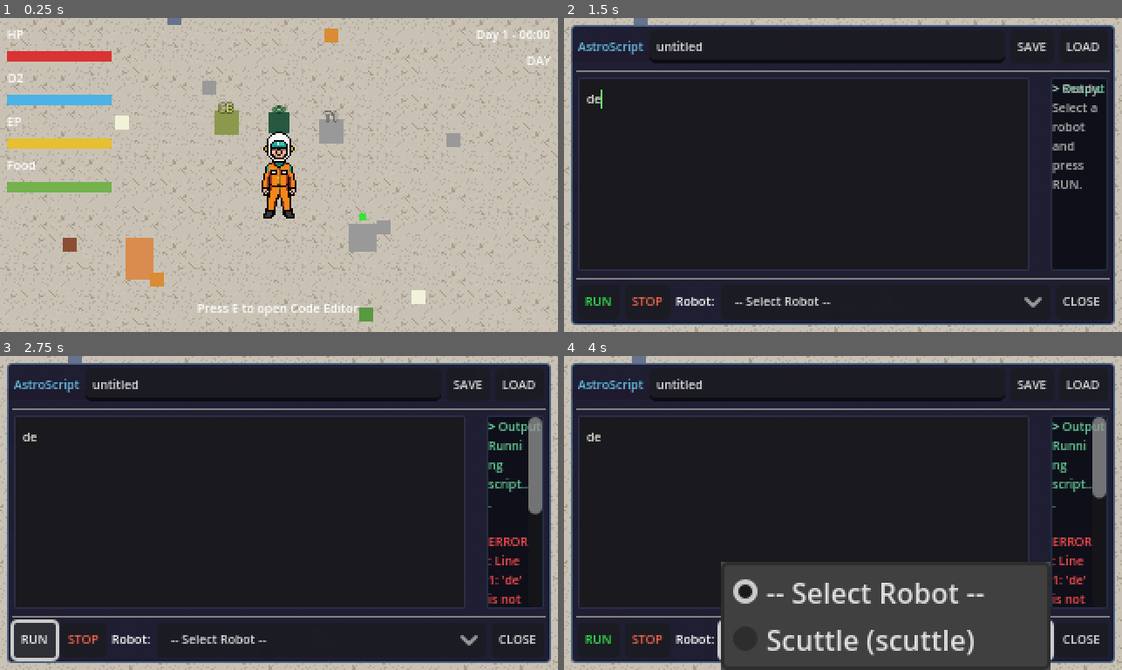
Above: before the commit, frames 1-4 (two rows, left to right).
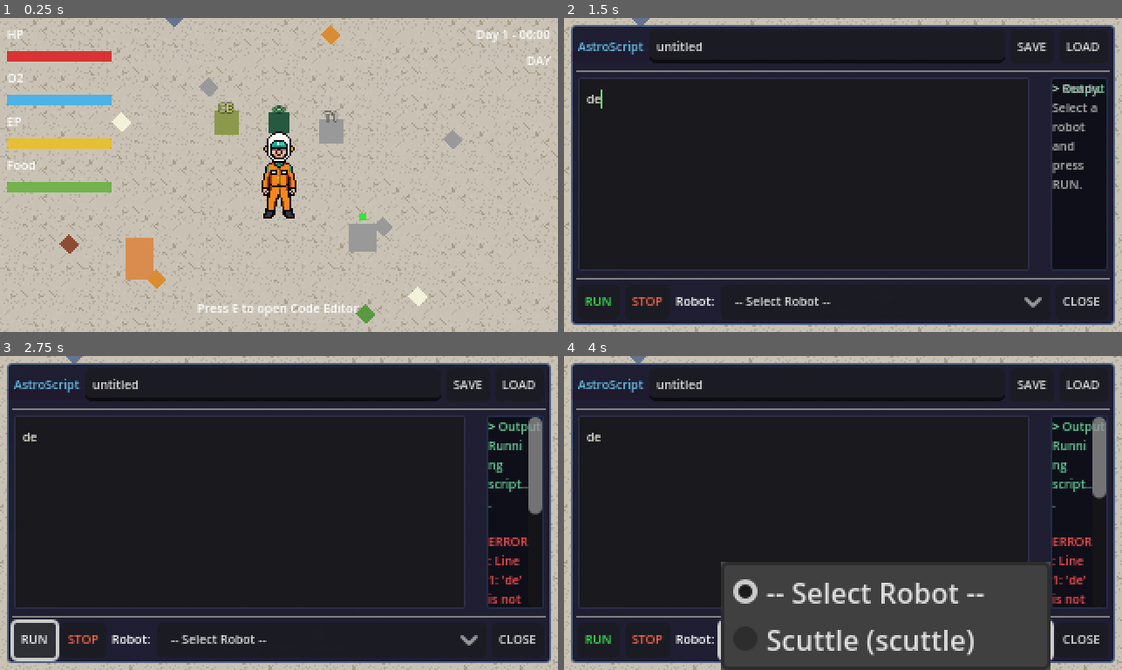
Above: after the commit, the same moments.

Repository: nauvalZulfikar/astrocode
Game: Godot game, scene res://scenes/world/main_world.tscn
The game is run twice, just before and just after one commit, with the same random seed, the same clock (stepped at 60 frames per second) and the same inputs.
Inputs (mouse positions are in pixels of both pictures, inside the frame that each line leads up to):
- Up to frame 1 (0.25 s): no input
- Up to frame 2 (1.5 s): tap E (interact) at 0.5 s; move the mouse to (965, 159) at 0.52 s; hold D (move_right) 0.53-1.25 s; hold E (interact) 0.53-1.25 s; click (965, 159) at 0.67 s; drag from (731, 190) to (859, 175) at 1.27 s
- Up to frame 3 (2.75 s): click "RUN" at 2 s
- Up to frame 4 (4 s): click "STOP" at 2.75 s; click "-- Select Robot --" at 3.5 s

The runs differ from the first frame. In frame 1, 0.4% of the frame differs, in the area x 10-83%, y 0-98%; in frame 2, less than 0.1%; in frame 3, less than 0.1%; in frame 4, less than 0.1%.

Commit message:
feat(world): resource nodes render as diamonds (category silhouette)
Resources were squares like everything else — indistinguishable by shape.
Now resource sprites rotate 45deg into a gem/ore diamond, color-coded by type.
Visual taxonomy: diamond=gatherable resource, lettered square=station (T1/CB/<>),
plain square+status dot=robot, Kade=player.
Regression green: 20/20 scenes, vslice 3/3, back 5/5, facing 8/8, movement PASS.

Co-Authored-By: Claude Opus 4.8 <noreply@anthropic.com>

Diff:
--- a/scripts/resources/resource_node.gd
+++ b/scripts/resources/resource_node.gd
@@ -39,6 +39,11 @@
 		col = InventoryManager.ITEM_DB[resource_id]["color"]
 	sprite.color = col
 
+	# Diamond silhouette: a gem/ore shape that reads as a gatherable resource,
+	# distinct from the square stations and robots.
+	sprite.pivot_offset = Vector2(4, 4)
+	sprite.rotation = deg_to_rad(45)
+
 
 ## Called by the player when pressing interact while nearby.
 func start_gather(player: Node2D) -> void:
